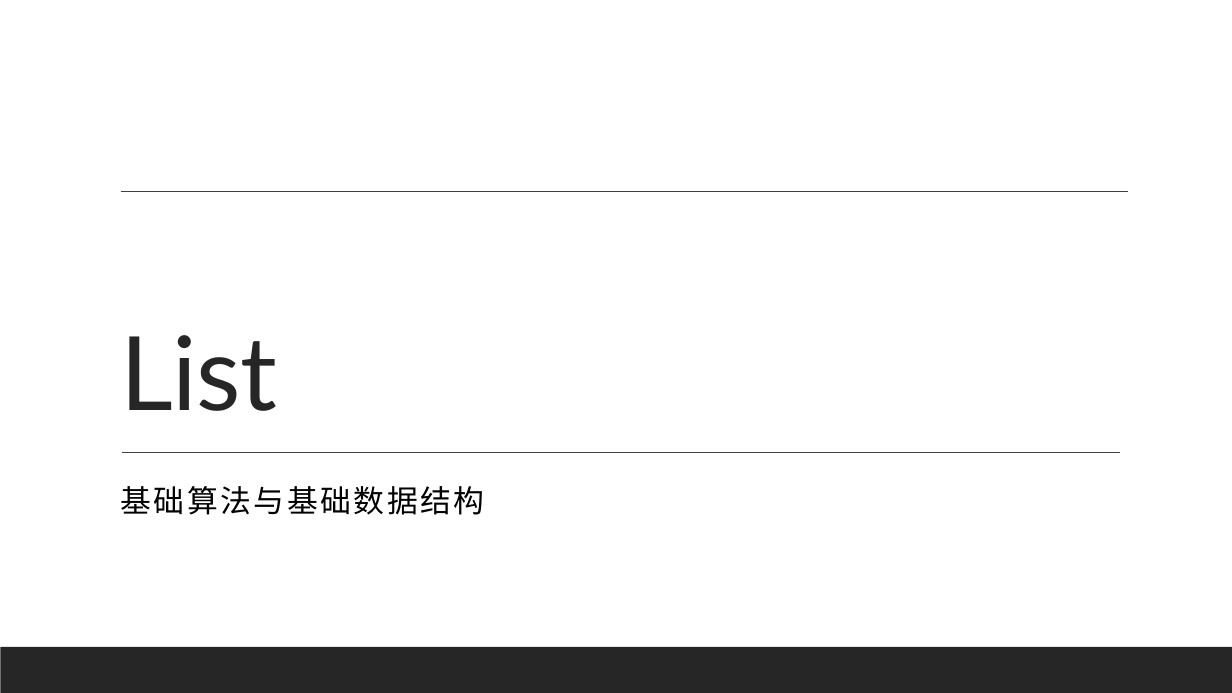
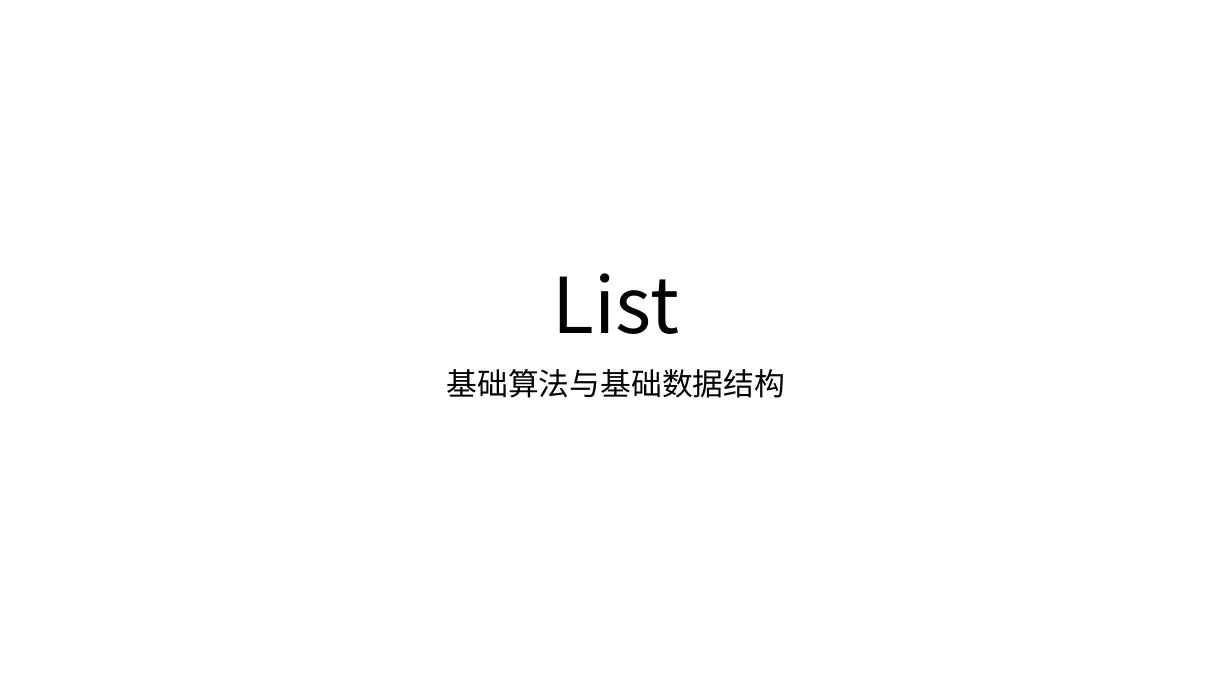
Before and after one commit to basicDSinHDUCS/materials, a slide deck: slide 1 of lecture1/slide.pptx. Drawn at 1232x693 pixels with LibreOffice and Linux fonts; fonts in the diff are those of the drawing; background and template pictures are left out. Boxes give left, top, right and bottom in pixels: in the first picture for what was removed or moved away, otherwise in the second. Text is boxed around its words. In the diff, an @@ line names an element or a change of style, - is before the commit and + after.

```diff
--- a/lecture1/slide.pptx
+++ b/lecture1/slide.pptx
@@ title "List": place and size @@
-title "List" at (120, 335, 277, 411)
+title "List" at (553, 273, 679, 334)
@@ title "List" at (553, 273, 679, 334): size 80 to 60 pt, font Lato to Noto Sans CJK SC, text colour #262626 to #000000, letter spacing -0.5 to 0 pt; alignment left to centre @@
@@ line removed from (121, 192) to (1128, 192) @@
@@ subtitle "基础算法与基础数据结构": place and size @@
-subtitle "基础算法与基础数据结构" at (120, 486, 484, 515)
+subtitle "基础算法与基础数据结构" at (447, 369, 786, 398)
@@ subtitle "基础算法与基础数据结构" at (447, 369, 786, 398): font Lato to Noto Sans CJK SC, letter spacing 2 to 0 pt; alignment left to centre; line spacing 1.2 to 0.9; less space between paragraphs @@
@@ line removed from (122, 452) to (1120, 452) @@
@@ rectangle removed at (0, 647, 1232, 693) @@
```
Also in this commit, not shown: 7 other slides changed, 2 other files.
